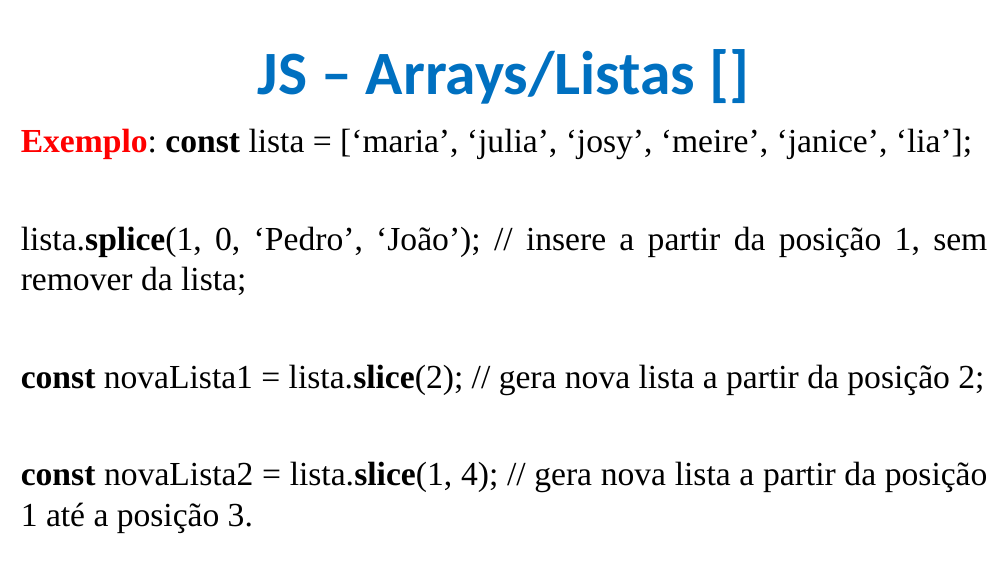
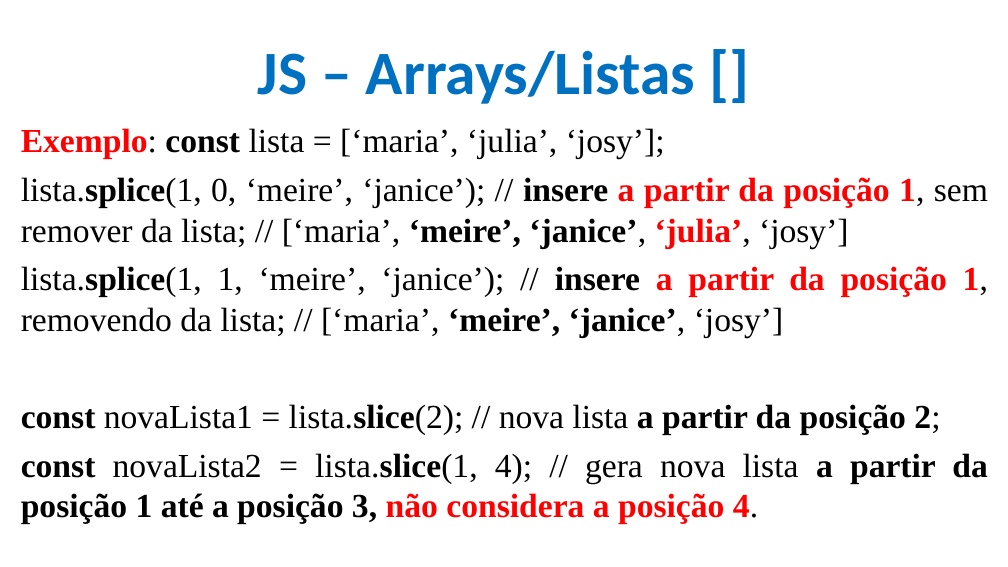
Before and after one commit to CloudEducationBrazil/WydenDesenvolvimentoWebPHP, a slide deck: slide 10 of 01 Classes/Aula 09 Desenvolvimento Web PHP - JS.pptx. Drawn at 1008x567 pixels with LibreOffice and Linux fonts; fonts in the diff are those of the drawing; background and template pictures are left out. Boxes give left, top, right and bottom in pixels: in the first picture for what was removed or moved away, otherwise in the second. Text is boxed around its words. In the diff, an @@ line names an element or a change of style, - is before the commit and + after.

```diff
--- a/01 Classes/Aula 09 Desenvolvimento Web PHP - JS.pptx
+++ b/01 Classes/Aula 09 Desenvolvimento Web PHP - JS.pptx
@@ text at [21,128,988,524]: text changed @@
-Exemplo: const lista = [‘maria’, ‘julia’, ‘josy’, ‘meire’, ‘janice’, ‘lia’];
-lista.splice(1, 0, ‘Pedro’, ‘João’); // insere a partir da posição 1, sem remover da lista;
-const novaLista1 = lista.slice(2); // gera nova lista a partir da posição 2;
-const novaLista2 = lista.slice(1, 4); // gera nova lista a partir da posição 1 até a posição 3.
+Exemplo: const lista = [‘maria’, ‘julia’, ‘josy’];
+lista.splice(1, 0, ‘meire’, ‘janice’); // insere a partir da posição 1, sem remover da lista; // [‘maria’, ‘meire’, ‘janice’, ‘julia’, ‘josy’]
+lista.splice(1, 1, ‘meire’, ‘janice’); // insere a partir da posição 1, removendo da lista; // [‘maria’, ‘meire’, ‘janice’, ‘josy’]
+const novaLista1 = lista.slice(2); // nova lista a partir da posição 2;
+const novaLista2 = lista.slice(1, 4); // gera nova lista a partir da posição 1 até a posição 3, não considera a posição 4.
```
Also in this commit, not shown: 18 other slides changed, 33 slides removed, 5 other files.
